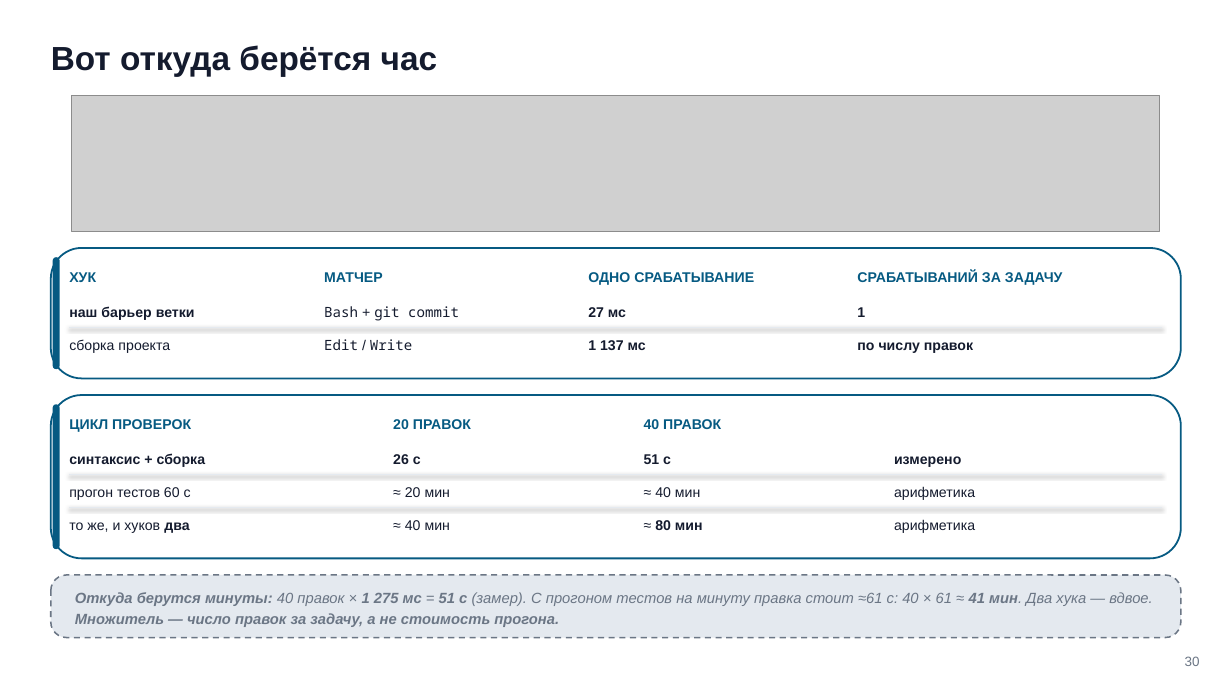
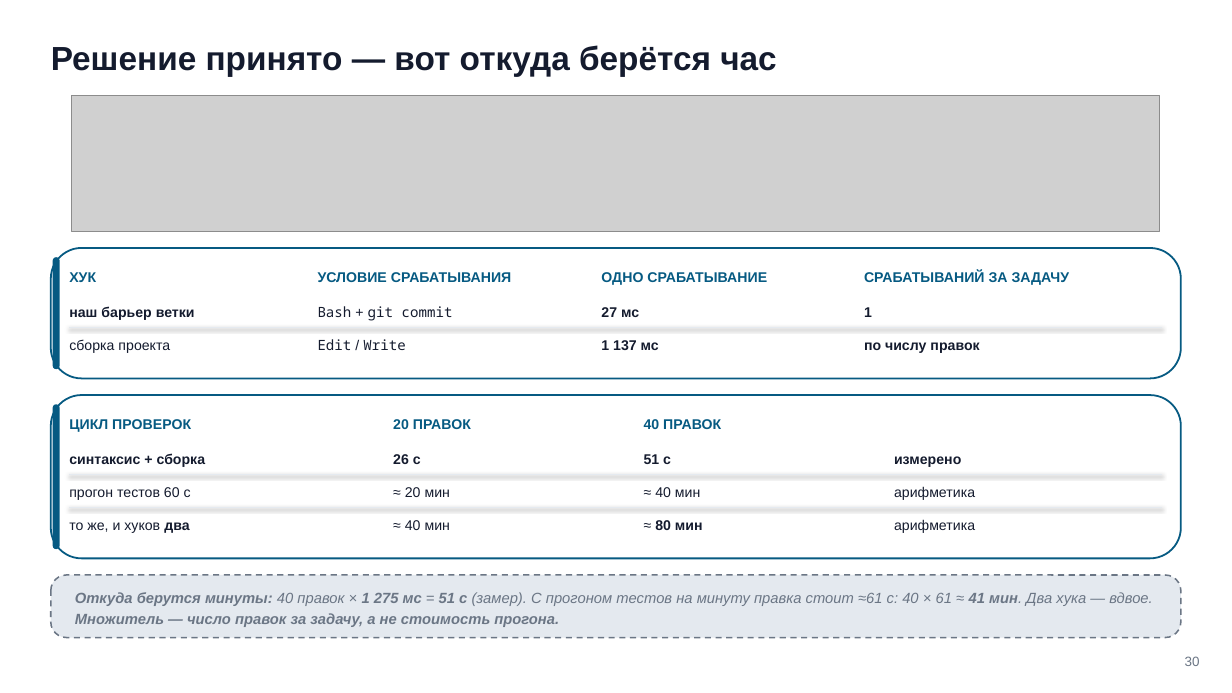
Before and after one commit to tellina-study/AI-usage-lessons, a slide deck: slide 30 of library/seminars/sem-05/rendered/sem-05.pptx. Drawn at 1232x693 pixels with LibreOffice and Linux fonts; fonts in the diff are those of the drawing; grey boxes stand for pictures. Boxes give left, top, right and bottom in pixels: in the first picture for what was removed or moved away, otherwise in the second. Text is boxed around its words. In the diff, an @@ line names an element or a change of style, - is before the commit and + after.

```diff
--- a/library/seminars/sem-05/rendered/sem-05.pptx
+++ b/library/seminars/sem-05/rendered/sem-05.pptx
@@ text at (51,45,776,76): text changed @@
-Вот откуда берётся час
+Решение принято — вот откуда берётся час
@@ text "ОДНО СРАБАТЫВАНИЕ": place and size @@
-text "ОДНО СРАБАТЫВАНИЕ" at (588,272,754,285)
+text "ОДНО СРАБАТЫВАНИЕ" at (601,272,767,285)
@@ text "СРАБАТЫВАНИЙ ЗА ЗАДАЧУ": place and size @@
-text "СРАБАТЫВАНИЙ ЗА ЗАДАЧУ" at (857,270,1063,285)
+text "СРАБАТЫВАНИЙ ЗА ЗАДАЧУ" at (864,270,1070,285)
@@ text "Bash + git commit": place and size @@
-text "Bash + git commit" at (324,306,459,321)
+text "Bash + git commit" at (318,306,453,321)
@@ text at (318,272,512,282): text changed @@
-МАТЧЕР
+УСЛОВИЕ СРАБАТЫВАНИЯ
@@ text "27 мс": place and size @@
-text "27 мс" at (588,307,626,317)
+text "27 мс" at (601,307,639,317)
@@ text "1": place and size @@
-text "1" at (857,307,865,317)
+text "1" at (864,307,872,317)
@@ text "Edit / Write": place and size @@
-text "Edit / Write" at (324,339,412,350)
+text "Edit / Write" at (318,339,405,350)
@@ text "1 137 мс": place and size @@
-text "1 137 мс" at (588,340,646,350)
+text "1 137 мс" at (601,340,659,350)
@@ text "по числу правок": place and size @@
-text "по числу правок" at (857,342,973,353)
+text "по числу правок" at (864,342,979,353)
```
Also in this commit, not shown: 39 other slides changed, 4 slides added, 5 slides removed, 27 other files.
